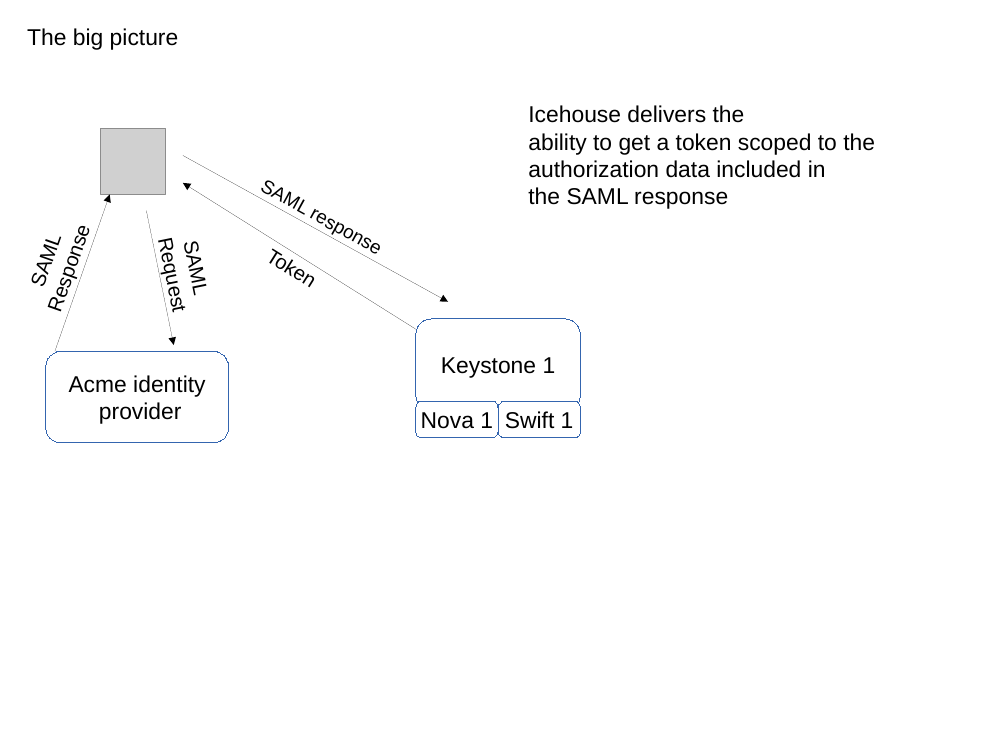
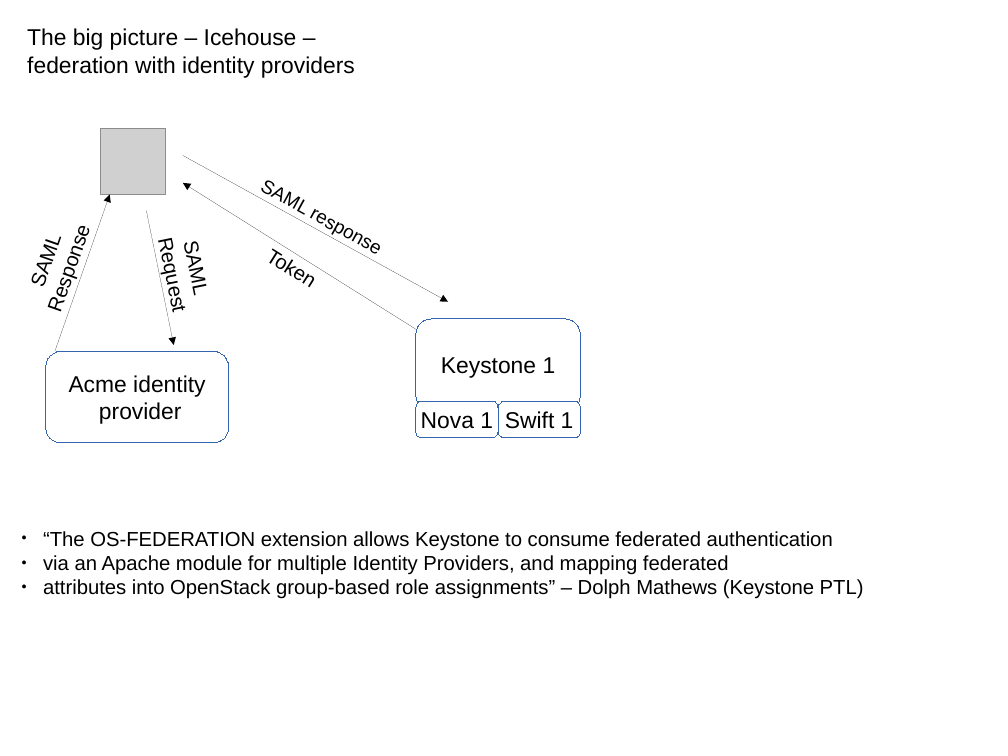
Before and after one commit to joesavak/OpenStackFederation, a slide deck: slide 5 of os-federation.odp. Drawn at 1008x756 pixels with LibreOffice and Linux fonts; fonts in the diff are those of the drawing; grey boxes stand for pictures. Boxes give left, top, right and bottom in pixels: in the first picture for what was removed or moved away, otherwise in the second. Text is boxed around its words. In the diff, an @@ line names an element or a change of style, - is before the commit and + after.

```diff
--- a/os-federation.odp
+++ b/os-federation.odp
@@ text at bbox=[27, 28, 355, 78]: text changed @@
-The big picture
+The big picture – Icehouse – federation with identity providers
@@ text removed at bbox=[528, 105, 875, 209] @@
-Icehouse delivers the
-ability to get a token scoped to the
-authorization data included in
-the SAML response
@@ text added at bbox=[43, 531, 864, 599], 16 pt, text #000000 @@
+  ● “The OS-FEDERATION extension allows Keystone to consume federated authentication
+  ● via an Apache module for multiple Identity Providers, and mapping federated
+  ● attributes into OpenStack group-based role assignments” – Dolph Mathews (Keystone PTL)
```
Also in this commit, not shown: 1 other slide changed, 12 slides added, 1 slide removed.
